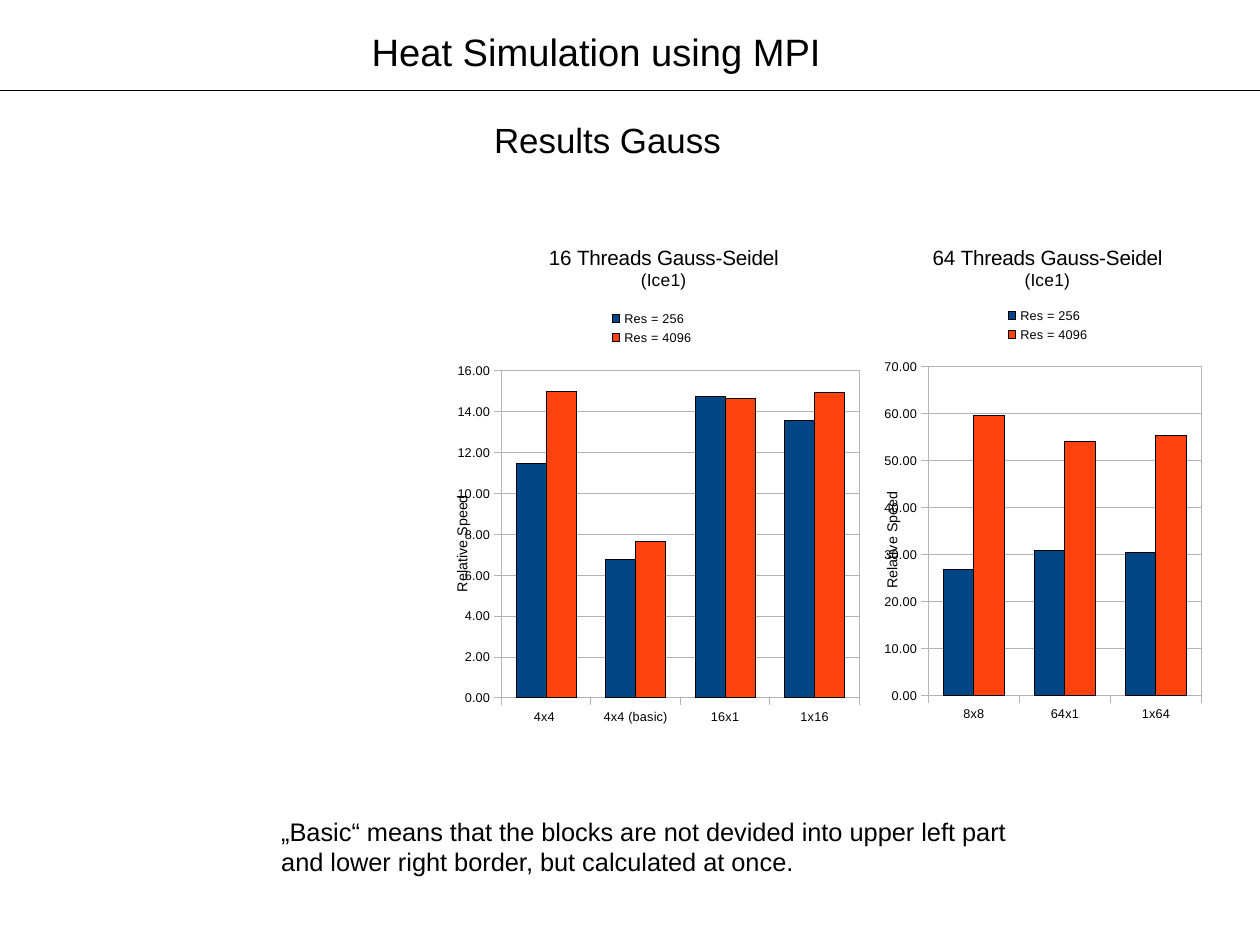
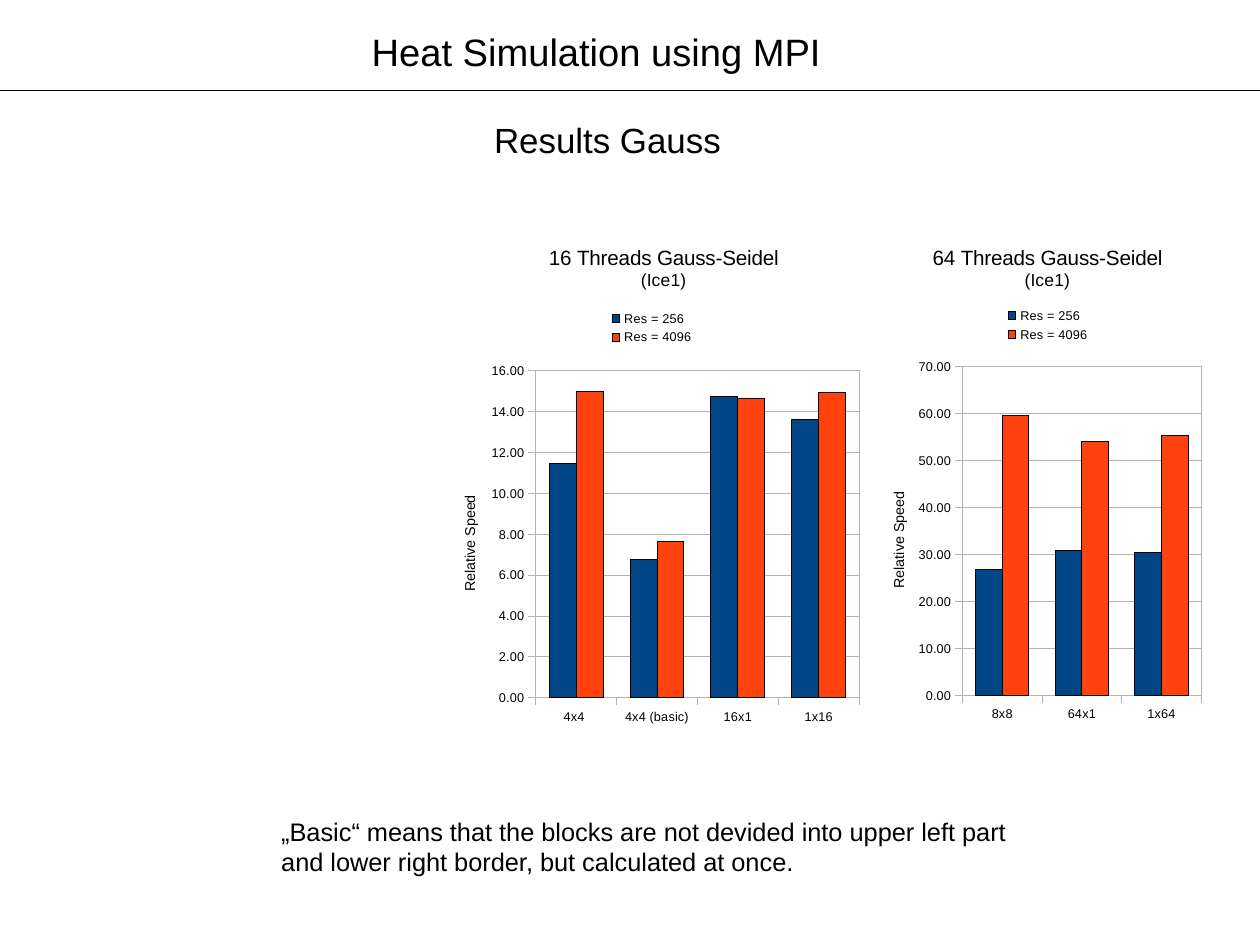
Before and after one commit to gauravk-in/supercomputer_lab, a slide deck: slide 7 of Presentation/presentation4.odp. Drawn at 1260x945 pixels with LibreOffice and Linux fonts; fonts in the diff are those of the drawing. Boxes give left, top, right and bottom in pixels: in the first picture for what was removed or moved away, otherwise in the second. Text is boxed around its words. In the diff, an @@ line names an element or a change of style, - is before the commit and + after.

```diff
--- a/Presentation/presentation4.odp
+++ b/Presentation/presentation4.odp
@@ column chart at [450,225,878,743] @@
@@ plot area changed @@
@@ column chart at [880,225,1215,743] @@
@@ plot area changed @@
```
Also in this commit, not shown: 1 other slide changed, 10 other files.
